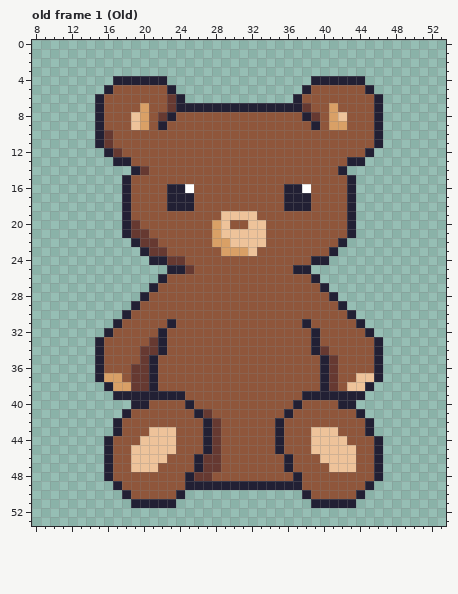
One commit to this pixel-art file: aseprite_files/teddybear_boy.ase. Above: the version before the commit.
64x64 pixels, 39 frames. Shown: old frame 1 (Old): x 8..53, y 0..53. The commit also changed other frames, which this record leaves out.
The result:
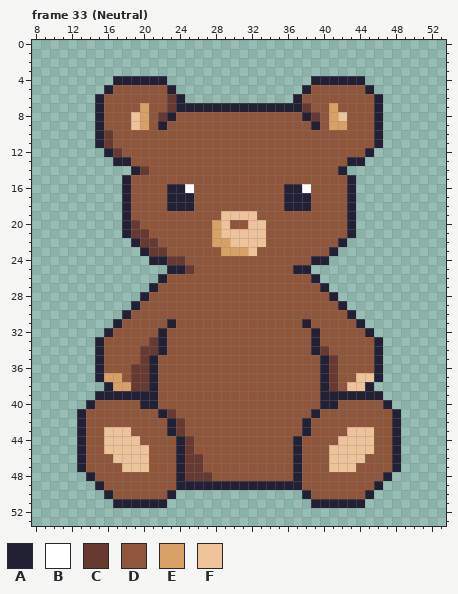
Palette (. is transparent): A #222034  B #ffffff  C #663931  D #8f563b  E #d9a066  F #eec39a
A new or re-ordered frame is compared with the old frame closest to it.
Difference:
frames 39 -> 72
Frame 33 (Neutral) is new; against old frame 1 (Old), layer "Feet":
y 39: x 15..16 .. -> AA; x 22..24 AAA -> DDD; x 38..39 AA -> DD; x 45..46 .. -> AA
y 40: x 14..19 .....A -> ADDDDD; x 21 D -> A; x 25 A -> D; x 37 A -> D; x 40..47 DDAA.... -> AADDDDDA
y 41: x 13..18 .....A -> ADDDDD; x 22..23 DD -> AC; x 26..27 AC -> DD; x 36 A -> D; x 39 D -> A; x 44..48 A.... -> DDDDA
y 42: x 13..17 ....A -> ADDDD; x 23..24 DD -> AC; x 27..28 AC -> DD; x 35 A -> D; x 38 D -> A; x 45..48 A... -> DDDA
y 43: x 13..18 ....AD -> ADDFFF; x 21..24 FFFD -> DDAC; x 27..28 AC -> DD; x 35 A -> D; x 38..41 DFFF -> ADDD; x 43..48 DDA... -> FFFDDA
y 44: x 13..25 ...ADDDFFFFDD -> ADDFFFFDDDDAC; x 27..28 AC -> DD; x 35 A -> D; x 37 D -> A; x 39..41 FFF -> DDD; x 43..48 DDDA.. -> FFFDDA
y 45: x 13..18 ...ADD -> ADDFFF; x 21..25 FFFDD -> DDDAC; x 27..28 AC -> DD; x 35 A -> D; x 37 D -> A; x 39..40 FF -> DD; x 44..48 DDA.. -> FFDDA
y 46: x 13..18 ...ADD -> ADDDFF; x 21..22 FF -> DD; x 24..28 DDACC -> ACCDD; x 36..37 AD -> DA; x 40 F -> D; x 44 D -> F; x 46..48 A.. -> DDA
y 47: x 13..16 ...A -> ADDD; x 18 D -> F; x 21 F -> D; x 24..28 DDACC -> ACCDD; x 36..37 AD -> DA; x 46..48 A.. -> DDA
y 48: x 14..16 ..A -> ADD; x 24..25 DA -> AC; x 46..47 A. -> DA
y 49: x 15..17 ..A -> ADD; x 24 D -> A; x 45..46 A. -> DA
y 50: x 16..18 ..A -> ADD; x 23..24 DA -> A.; x 44..45 A. -> DA
y 51: x 17..18 .. -> AA; x 23 A -> .; x 44 . -> A
